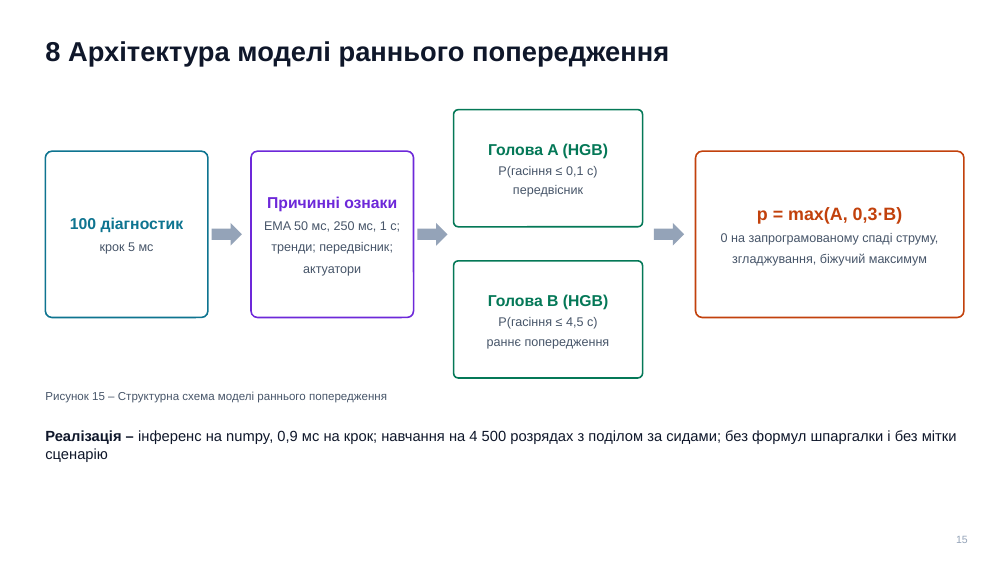
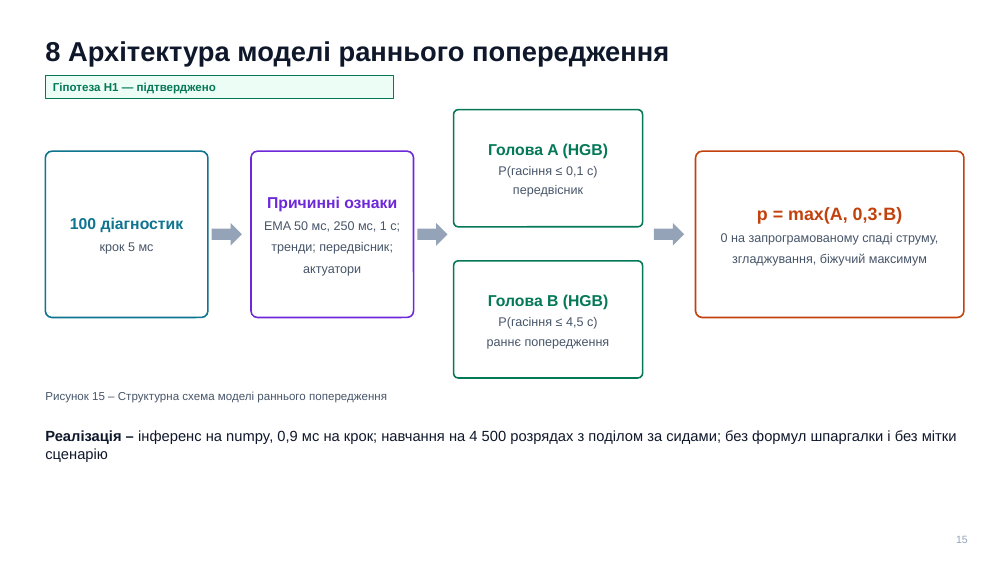
Before and after one commit to llllenah/plasma-disruption-prediction, a slide deck: slide 15 of docs/presentation.pptx. Drawn at 1008x567 pixels with LibreOffice and Linux fonts; fonts in the diff are those of the drawing. Boxes give left, top, right and bottom in pixels: in the first picture for what was removed or moved away, otherwise in the second. Text is boxed around its words. In the diff, an @@ line names an element or a change of style, - is before the commit and + after.

```diff
--- a/docs/presentation.pptx
+++ b/docs/presentation.pptx
@@ rectangle added at [45, 76, 393, 98], fill #ECFDF5, outline #047857 0.75 pt @@
@@ text added at [53, 82, 216, 94], 11 pt, text #047857, bold @@
+Гіпотеза H1 — підтверджено
```
Also in this commit, not shown: 7 other slides changed, 1 other file.
